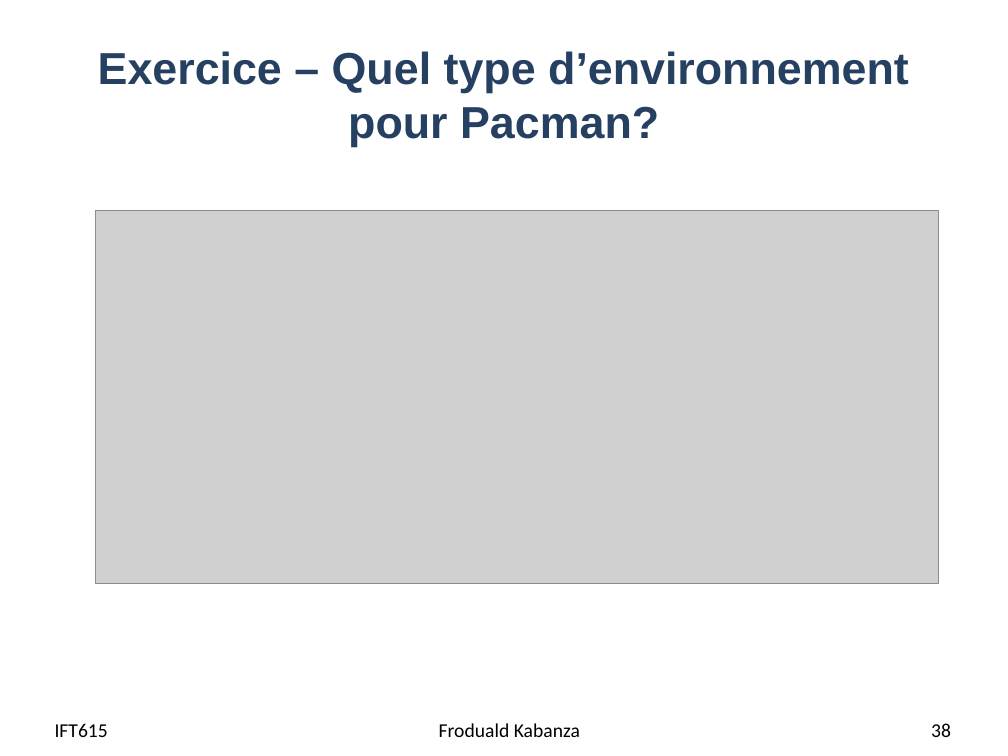
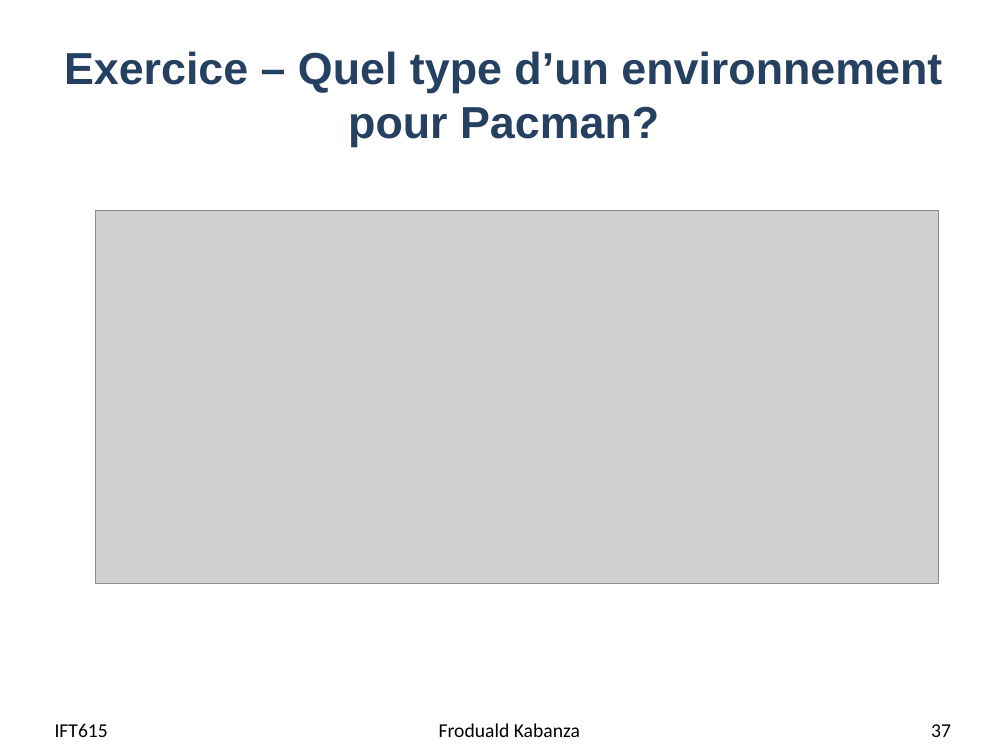
Before and after one commit to djeffkanda/djeffkanda.github.io, a slide deck: slide 37 of ift/assets/slides/ift615-02-Agents intelligents.pptx (slide 38 before the commit). Drawn at 1008x756 pixels with LibreOffice and Linux fonts; fonts in the diff are those of the drawing; grey boxes stand for pictures; background and template pictures are left out. Boxes give left, top, right and bottom in pixels: in the first picture for what was removed or moved away, otherwise in the second. Text is boxed around its words. In the diff, an @@ line names an element or a change of style, - is before the commit and + after.

```diff
--- a/ift/assets/slides/ift615-02-Agents intelligents.pptx
+++ b/ift/assets/slides/ift615-02-Agents intelligents.pptx
@@ title at (64, 51, 942, 147): text changed @@
-Exercice – Quel type d’environnement pour Pacman?
+Exercice – Quel type d’un environnement pour Pacman?
@@ page number at (931, 724, 951, 737): text changed @@
-38
+37
```
Also in this commit, not shown: 16 other slides changed, 1 slide removed, 6 other files.
